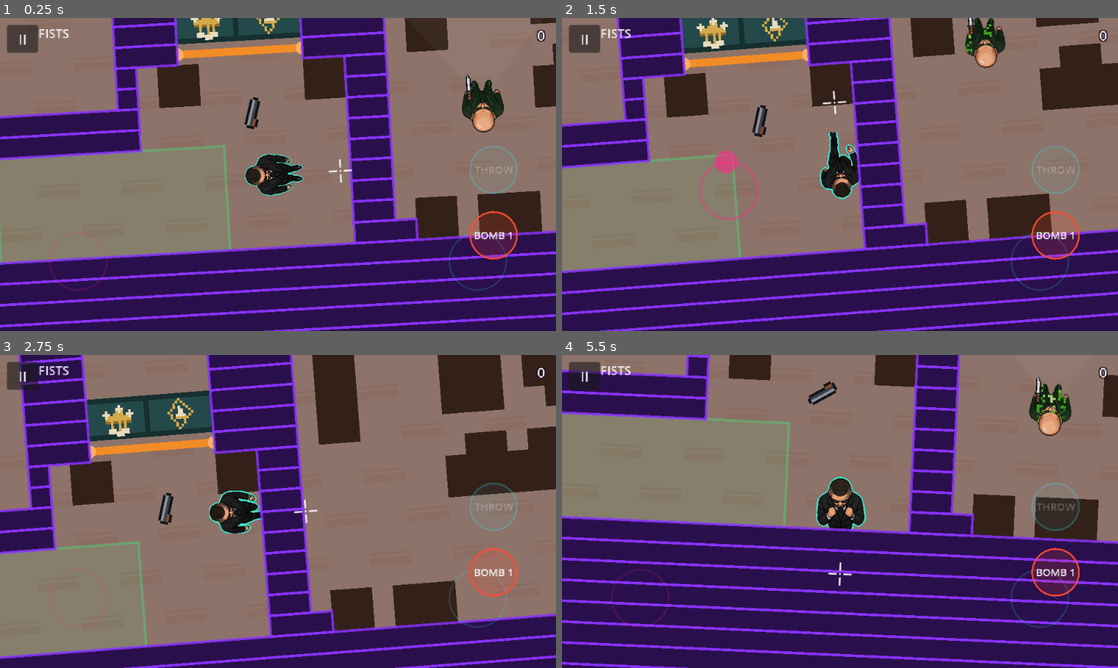
Above: before the commit, frames 1-4 (two rows, left to right).
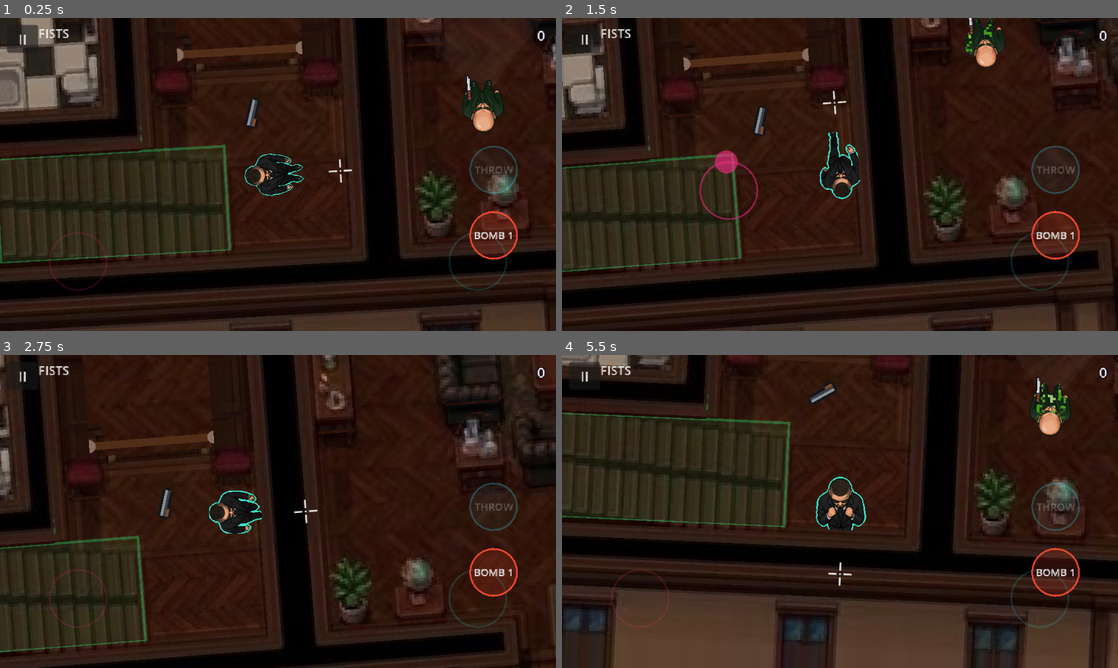
Above: after the commit, the same moments.

Repository: Evildodo3301/cyberhouse
Game: Godot game, scene res://scenes/levels/level_01_floor2.tscn
The game is run twice, just before and just after one commit, with the same random seed, the same clock (stepped at 60 frames per second) and the same inputs. This scene is started directly instead of the project's main scene.
Inputs (mouse positions are in pixels of both pictures, inside the frame that each line leads up to):
- Up to frame 1 (0.25 s): no input
- Up to frame 2 (1.5 s): tap Enter at 0.5 s; move the mouse to (962, 158) at 0.52 s; hold D (move_right) 0.53-1.25 s; tap Down (aim_down) at 0.6 s; click (962, 158) at 0.67 s; drag from (728, 190) to (712, 18) at 1.27 s
- Up to frame 3 (2.75 s): move the mouse to (333, 442) at 2.02 s; hold D (move_right) from 2.03 s (still down); tap Right (aim_right) at 2.1 s
- Up to frame 4 (5.5 s): release D (move_right) at 2.75 s; drag from (812, 574) to (745, 445) at 2.77 s; move the mouse to (1006, 558) at 3.52 s; hold A (move_left) 3.53-4.25 s; tap Space (attack) at 3.6 s; drag from (673, 464) to (756, 433) at 4.27 s; move the mouse to (867, 511) at 5.02 s; hold S (move_down) from 5.03 s (still down); tap R at 5.1 s; click (867, 511) at 5.17 s

The runs differ from the first frame. In frame 1, 91% of the frame differs, in the area x 0-100%, y 0-100%; in frame 2, 91%; in frame 3, 90%; in frame 4, 94%.

Commit message:
Level 1 floor 2: Fianso's picture and its 46 furniture pieces, foyer double door opened
The painted double door on the foyer's north wall is a real outward-only
door (cols 21-26, row 35) and the passage behind it up to the hall is
repainted with floor from the same picture. The dark stand-in blocks are
gone; the pieces block and keep people clear, as on floor 1.

Co-Authored-By: Claude Opus 5.5 (1M context) <noreply@anthropic.com>
Claude-Session: https://claude.ai/code/session_01NRYTnNTQ9YXp86yos9nk5w

Diff:
--- /dev/null
+++ b/assets/levels/mansion/floor2/floor2_pieces.json
@@ -0,0 +1,654 @@
+{
+ "scale": 0.7111111111111111,
+ "size": [
+  736,
+  424
+ ],
+ "tile_px": 8,
+ "pieces": [
+  {
+   "name": "bed_left",
+   "x": 133,
+   "y": 126,
+   "w": 46,
+   "h": 82,
+   "sort_y": 208,
+   "collision": [
+    133,
+    151,
+    46,
+    57
+   ]
+  },
+  {
+   "name": "bed_left_globe_table",
+   "x": 112,
+   "y": 130,
+   "w": 20,
+   "h": 32,
+   "sort_y": 162,
+   "collision": [
+    112,
+    140,
+    20,
+    22
+   ]
+  },
+  {
+   "name": "bed_left_vase_table",
+   "x": 183,
+   "y": 134,
+   "w": 20,
+   "h": 28,
+   "sort_y": 162,
+   "collision": [
+    183,
+    142,
+    20,
+    20
+   ]
+  },
+  {
+   "name": "plant_bedroom_l",
+   "x": 212,
+   "y": 137,
+   "w": 18,
+   "h": 32,
+   "sort_y": 169,
+   "collision": [
+    212,
+    147,
+    18,
+    22
+   ]
+  },
+  {
+   "name": "bedroom_l_console",
+   "x": 73,
+   "y": 145,
+   "w": 15,
+   "h": 60,
+   "sort_y": 205,
+   "collision": [
+    73,
+    163,
+    15,
+    42
+   ]
+  },
+  {
+   "name": "bedroom_l_chair",
+   "x": 73,
+   "y": 205,
+   "w": 15,
+   "h": 13,
+   "sort_y": 218,
+   "collision": [
+    73,
+    209,
+    15,
+    9
+   ]
+  },
+  {
+   "name": "foyer_chair_l",
+   "x": 158,
+   "y": 276,
+   "w": 16,
+   "h": 27,
+   "sort_y": 303,
+   "collision": [
+    158,
+    284,
+    16,
+    19
+   ]
+  },
+  {
+   "name": "foyer_chair_r",
+   "x": 215,
+   "y": 276,
+   "w": 14,
+   "h": 27,
+   "sort_y": 303,
+   "collision": [
+    215,
+    284,
+    14,
+    19
+   ]
+  },
+  {
+   "name": "statue",
+   "x": 260,
+   "y": 99,
+   "w": 15,
+   "h": 33,
+   "sort_y": 132,
+   "collision": [
+    260,
+    109,
+    15,
+    23
+   ]
+  },
+  {
+   "name": "console_decanters",
+   "x": 279,
+   "y": 102,
+   "w": 40,
+   "h": 30,
+   "sort_y": 132,
+   "collision": [
+    279,
+    111,
+    40,
+    21
+   ]
+  },
+  {
+   "name": "chair_red_n1",
+   "x": 321,
+   "y": 107,
+   "w": 16,
+   "h": 26,
+   "sort_y": 133,
+   "collision": [
+    321,
+    115,
+    16,
+    18
+   ]
+  },
+  {
+   "name": "chair_red_n2",
+   "x": 391,
+   "y": 107,
+   "w": 17,
+   "h": 26,
+   "sort_y": 133,
+   "collision": [
+    391,
+    115,
+    17,
+    18
+   ]
+  },
+  {
+   "name": "console_vase",
+   "x": 412,
+   "y": 102,
+   "w": 39,
+   "h": 31,
+   "sort_y": 133,
+   "collision": [
+    412,
+    111,
+    39,
+    22
+   ]
+  },
+  {
+   "name": "globe_stand",
+   "x": 457,
+   "y": 103,
+   "w": 18,
+   "h": 30,
+   "sort_y": 133,
+   "collision": [
+    457,
+    112,
+    18,
+    21
+   ]
+  },
+  {
+   "name": "sofa_top",
+   "x": 330,
+   "y": 220,
+   "w": 68,
+   "h": 30,
+   "sort_y": 250,
+   "collision": [
+    330,
+    229,
+    68,
+    21
+   ]
+  },
+  {
+   "name": "sofa_side",
+   "x": 303,
+   "y": 240,
+   "w": 26,
+   "h": 38,
+   "sort_y": 278,
+   "collision": [
+    303,
+    251,
+    26,
+    27
+   ]
+  },
+  {
+   "name": "coffee_table",
+   "x": 339,
+   "y": 248,
+   "w": 52,
+   "h": 29,
+   "sort_y": 277,
+   "collision": [
+    339,
+    257,
+    52,
+    20
+   ]
+  },
+  {
+   "name": "armchair_red",
+   "x": 403,
+   "y": 253,
+   "w": 22,
+   "h": 30,
+   "sort_y": 283,
+   "collision": [
+    403,
+    262,
+    22,
+    21
+   ]
+  },
+  {
+   "name": "sofa_bottom",
+   "x": 332,
+   "y": 282,
+   "w": 66,
+   "h": 31,
+   "sort_y": 313,
+   "collision": [
+    332,
+    291,
+    66,
+    22
+   ]
+  },
+  {
+   "name": "side_table_globe",
+   "x": 308,
+   "y": 216,
+   "w": 19,
+   "h": 25,
+   "sort_y": 241,
+   "collision": [
+    308,
+    223,
+    19,
+    18
+   ]
+  },
+  {
+   "name": "side_table_decanter",
+   "x": 404,
+   "y": 221,
+   "w": 17,
+   "h": 23,
+   "sort_y": 244,
+   "collision": [
+    404,
+    228,
+    17,
+    16
+   ]
+  },
+  {
+   "name": "side_table_decanters_2",
+   "x": 308,
+   "y": 283,
+   "w": 19,
+   "h": 28,
+   "sort_y": 311,
+   "collision": [
+    308,
+    291,
+    19,
+    20
+   ]
+  },
+  {
+   "name": "console_west",
+   "x": 255,
+   "y": 232,
+   "w": 16,
+   "h": 53,
+   "sort_y": 285,
+   "collision": [
+    255,
+    248,
+    16,
+    37
+   ]
+  },
+  {
+   "name": "console_east",
+   "x": 463,
+   "y": 234,
+   "w": 17,
+   "h": 49,
+   "sort_y": 283,
+   "collision": [
+    463,
+    249,
+    17,
+    34
+   ]
+  },
+  {
+   "name": "plant_sw",
+   "x": 254,
+   "y": 334,
+   "w": 19,
+   "h": 27,
+   "sort_y": 361,
+   "collision": [
+    254,
+    342,
+    19,
+    19
+   ]
+  },
+  {
+   "name": "globe_table_s",
+   "x": 280,
+   "y": 334,
+   "w": 21,
+   "h": 27,
+   "sort_y": 361,
+   "collision": [
+    280,
+    342,
+    21,
+    19
+   ]
+  },
+  {
+   "name": "armchair_red_se",
+   "x": 434,
+   "y": 333,
+   "w": 22,
+   "h": 28,
+   "sort_y": 361,
+   "collision": [
+    434,
+    341,
+    22,
+    20
+   ]
+  },
+  {
+   "name": "plant_se",
+   "x": 461,
+   "y": 333,
+   "w": 18,
+   "h": 28,
+   "sort_y": 361,
+   "collision": [
+    461,
+    341,
+    18,
+    20
+   ]
+  },
+  {
+   "name": "bed_right",
+   "x": 560,
+   "y": 140,
+   "w": 49,
+   "h": 78,
+   "sort_y": 218,
+   "collision": [
+    560,
+    163,
+    49,
+    55
+   ]
+  },
+  {
+   "name": "bed_right_globe_table_l",
+   "x": 533,
+   "y": 141,
+   "w": 22,
+   "h": 35,
+   "sort_y": 176,
+   "collision": [
+    533,
+    152,
+    22,
+    24
+   ]
+  },
+  {
+   "name": "bed_right_globe_table_r",
+   "x": 611,
+   "y": 141,
+   "w": 22,
+   "h": 35,
+   "sort_y": 176,
+   "collision": [
+    611,
+    152,
+    22,
+    24
+   ]
+  },
+  {
+   "name": "plant_bedroom_r",
+   "x": 503,
+   "y": 139,
+   "w": 20,
+   "h": 32,
+   "sort_y": 171,
+   "collision": [
+    503,
+    149,
+    20,
+    22
+   ]
+  },
+  {
+   "name": "bedroom_r_console",
+   "x": 639,
+   "y": 168,
+   "w": 16,
+   "h": 47,
+   "sort_y": 215,
+   "collision": [
+    639,
+    182,
+    16,
+    33
+   ]
+  },
+  {
+   "name": "balcony_armchair_l",
+   "x": 536,
+   "y": 97,
+   "w": 19,
+   "h": 33,
+   "sort_y": 130,
+   "collision": [
+    536,
+    107,
+    19,
+    23
+   ]
+  },
+  {
+   "name": "balcony_loveseat",
+   "x": 568,
+   "y": 91,
+   "w": 34,
+   "h": 46,
+   "sort_y": 137,
+   "collision": [
+    568,
+    105,
+    34,
+    32
+   ]
+  },
+  {
+   "name": "balcony_armchair_r",
+   "x": 606,
+   "y": 97,
+   "w": 20,
+   "h": 33,
+   "sort_y": 130,
+   "collision": [
+    606,
+    107,
+    20,
+    23
+   ]
+  },
+  {
+   "name": "balcony_plant",
+   "x": 611,
+   "y": 82,
+   "w": 23,
+   "h": 29,
+   "sort_y": 111,
+   "collision": [
+    611,
+    91,
+    23,
+    20
+   ]
+  },
+  {
+   "name": "bath_r_plant",
+   "x": 583,
+   "y": 240,
+   "w": 18,
+   "h": 36,
+   "sort_y": 276,
+   "collision": [
+    583,
+    251,
+    18,
+    25
+   ]
+  },
+  {
+   "name": "lounger_tl_1",
+   "x": 71,
+   "y": 47,
+   "w": 27,
+   "h": 33,
+   "sort_y": 80,
+   "collision": [
+    71,
+    57,
+    27,
+    23
+   ]
+  },
+  {
+   "name": "lounger_tl_2",
+   "x": 174,
+   "y": 47,
+   "w": 29,
+   "h": 33,
+   "sort_y": 80,
+   "collision": [
+    174,
+    57,
+    29,
+    23
+   ]
+  },
+  {
+   "name": "terrace_table",
+   "x": 124,
+   "y": 65,
+   "w": 33,
+   "h": 18,
+   "sort_y": 83,
+   "collision": [
+    124,
+    70,
+    33,
+    13
+   ]
+  },
+  {
+   "name": "planter_tl_1",
+   "x": 52,
+   "y": 56,
+   "w": 19,
+   "h": 24,
+   "sort_y": 80,
+   "collision": [
+    52,
+    63,
+    19,
+    17
+   ]
+  },
+  {
+   "name": "planter_tl_2",
+   "x": 215,
+   "y": 55,
+   "w": 18,
+   "h": 28,
+   "sort_y": 83,
+   "collision": [
+    215,
+    63,
+    18,
+    20
+   ]
+  },
+  {
+   "name": "lounger_1",
+   "x": 682,
+   "y": 23,
+   "w": 45,
+   "h": 24,
+   "sort_y": 47,
+   "collision": [
+    682,
+    30,
+    45,
+    17
+   ]
+  },
+  {
+   "name": "lounger_2",
+   "x": 682,
+   "y": 47,
+   "w": 45,
+   "h": 24,
+   "sort_y": 71,
+   "collision": [
+    682,
+    54,
+    45,
+    17
+   ]
+  },
+  {
+   "name": "lounger_3",
+   "x": 682,
+   "y": 80,
+   "w": 45,
+   "h": 25,
+   "sort_y": 105,
+   "collision": [
+    682,
+    87,
+    45,
+    18
+   ]
+  }
+ ]
+}
--- a/scenes/levels/level_01_floor2.tscn
+++ b/scenes/levels/level_01_floor2.tscn
@@ -9,6 +9,7 @@
 [ext_resource type="Script" path="res://scripts/ui/death_screen.gd" id="7_death"]
 [ext_resource type="Resource" path="res://data/easy_grunt_settings.tres" id="8_easy"]
 [ext_resource type="Resource" path="res://data/dog_settings.tres" id="9_dog"]
+[ext_resource type="Texture2D" path="res://assets/levels/mansion/floor2/floor2_base.png" id="10_picture"]
 
 [node name="Level01Floor2" type="Node2D"]
 script = ExtResource("1_main")
@@ -21,6 +22,8 @@
 
 [node name="LevelMap" type="Node2D" parent="."]
 script = ExtResource("2_map")
+picture = ExtResource("10_picture")
+picture_pieces = "res://assets/levels/mansion/floor2/floor2_pieces.json"
 door_color = Color(0.32, 0.18, 0.1, 1)
 enemy_settings = ExtResource("8_easy")
 dog_settings = ExtResource("9_dog")
--- a/tests/stairs_test.gd
+++ b/tests/stairs_test.gd
@@ -75,16 +75,19 @@
 	check(current_scene.get_node("ScoreBoard").score == score, "with the score you had on floor 1")
 	check(player.weapon.id == &"machete", "and the weapon you were holding")
 
-	# Floor 2 itself (the Level Designer's draft, stand-in blocks for furniture).
+	# Floor 2 itself (Fianso's picture, the Level Designer's placements).
 	var map = current_scene.get_node("LevelMap")
 	var enemies: Array = root.get_tree().get_nodes_in_group("enemies")
 	check(enemies.size() == 5 and enemies.filter(func(e): return e.is_dog).size() == 1, "floor 2 has 4 people and a doberman (%d)" % enemies.size())
-	check(map.picture == null, "no picture yet: floor 2's art waits for Fianso's yes")
+	check(map.picture != null and root.get_tree().get_nodes_in_group("picture_pieces").size() == 46, "floor 2 is Fianso's picture with its 46 furniture pieces")
 	var space: PhysicsDirectSpaceState2D = player.get_world_2d().direct_space_state
 	var q := PhysicsPointQueryParameters2D.new()
-	q.position = t.call(18, 23)   # a bit of furniture (x) in the bedroom
+	q.position = t.call(18, 23)   # the bed in the left bedroom
 	q.collision_mask = 1
-	check(map.tile(Vector2i(18, 23)) == "x" and not space.intersect_point(q).is_empty(), "furniture stand-ins block")
+	check(not space.intersect_point(q).is_empty(), "the furniture blocks")
+	var door_row := range(21, 27).map(func(x): return map.tile(Vector2i(x, 35)))
+	var passage := range(29, 35).all(func(y): return range(21, 27).all(func(x): return map.tile(Vector2i(x, y)) == "."))
+	check(door_row.all(func(c): return c == "D") and passage, "the foyer's painted double door is a real door, with a way through to the hall")
 	var nav_map: RID = player.get_world_2d().navigation_map
 	await wait_frames(2)
 	var stuck := enemies.filter(func(e):
@@ -97,7 +100,7 @@
 		var sq := PhysicsShapeQueryParameters2D.new()
 		sq.shape = circle
 		sq.transform = Transform2D(0.0, e.global_position)
-		sq.collision_mask = 1 | 32
+		sq.collision_mask = e.collision_mask & ~16   # walls, water and (people only) the keep-out round furniture
 		return not space.intersect_shape(sq).is_empty()).map(func(e): return e.name)
 	check(squeezed.is_empty(), "every enemy body fits where it starts on floor 2 %s" % [squeezed])
 	var floor2_exit = root.get_tree().get_first_node_in_group("exit")
Binary file added: assets/levels/mansion/floor2/floor2_base.png
Not shown, added: assets/levels/mansion/floor2/floor2_base.png.import
Binary file added: assets/levels/mansion/floor2/pieces/armchair_red.png
Not shown, added: assets/levels/mansion/floor2/pieces/armchair_red.png.import
Binary file added: assets/levels/mansion/floor2/pieces/armchair_red_se.png
Not shown, added: assets/levels/mansion/floor2/pieces/armchair_red_se.png.import
Binary file added: assets/levels/mansion/floor2/pieces/balcony_armchair_l.png
Not shown, added: assets/levels/mansion/floor2/pieces/balcony_armchair_l.png.import
Binary file added: assets/levels/mansion/floor2/pieces/balcony_armchair_r.png
Not shown, added: assets/levels/mansion/floor2/pieces/balcony_armchair_r.png.import
Binary file added: assets/levels/mansion/floor2/pieces/balcony_loveseat.png
Not shown, added: assets/levels/mansion/floor2/pieces/balcony_loveseat.png.import
(and 84 more such lines)
